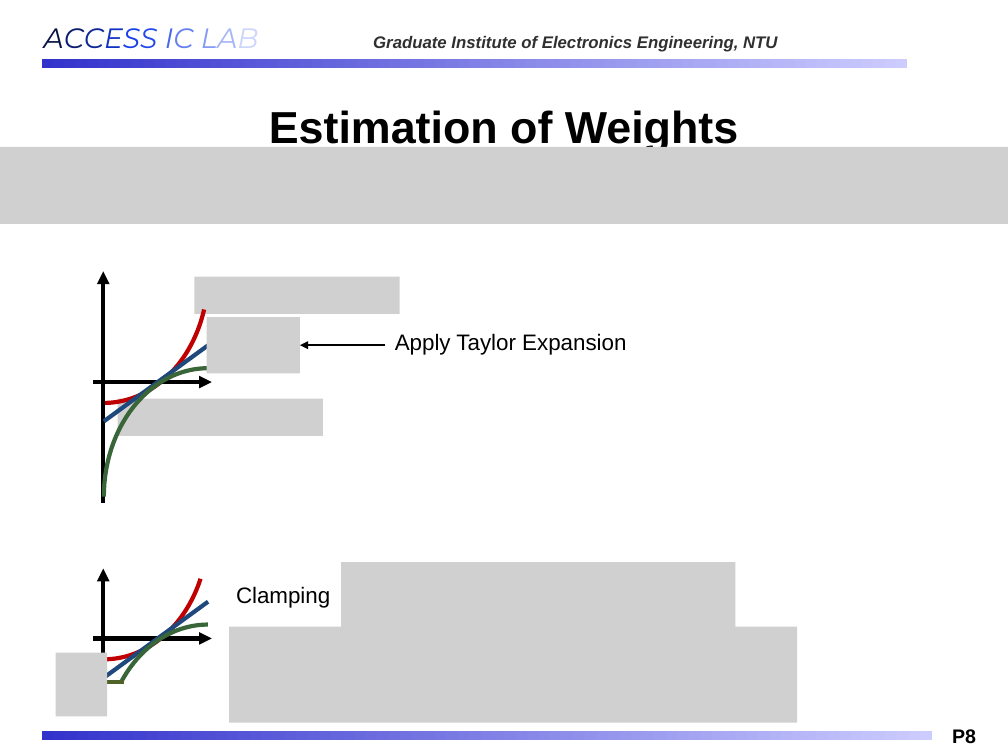
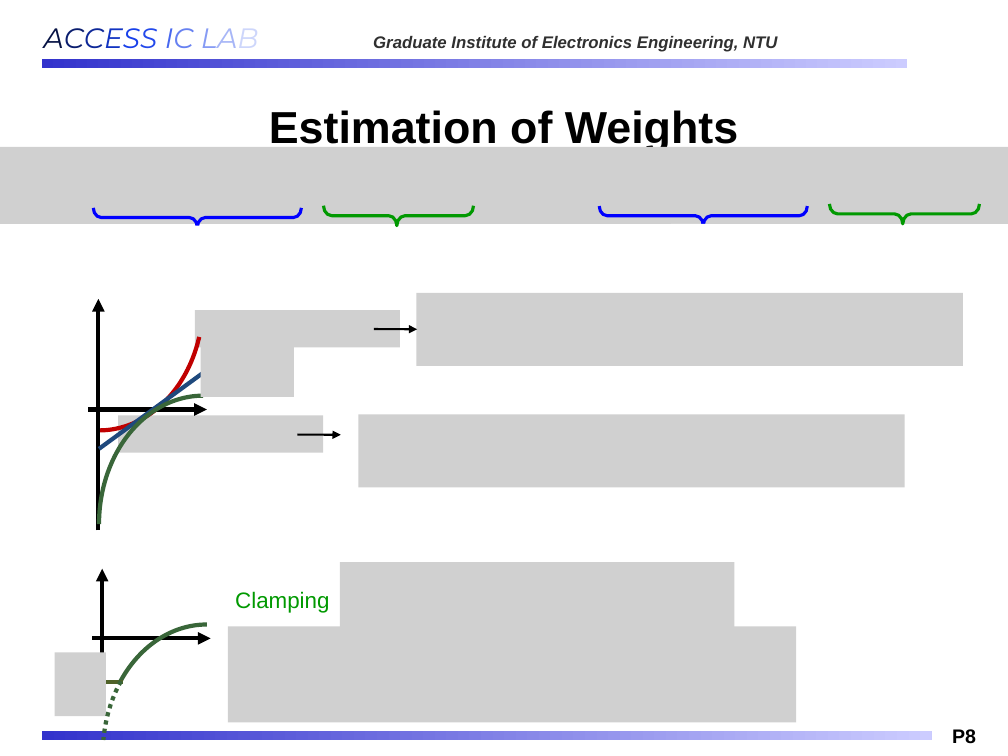
Before and after one commit to Oniontow/AndyWu_Project, a slide deck: slide 8 of ppt_mxic/MXIC_20260223.pptx. Drawn at 1008x756 pixels with LibreOffice and Linux fonts; fonts in the diff are those of the drawing; grey boxes stand for pictures; background and template pictures are left out. Boxes give left, top, right and bottom in pixels: in the first picture for what was removed or moved away, otherwise in the second. Text is boxed around its words. In the diff, an @@ line names an element or a change of style, - is before the commit and + after.

Commit message:
0216-2

```diff
--- a/ppt_mxic/MXIC_20260223.pptx
+++ b/ppt_mxic/MXIC_20260223.pptx
@@ left brace added at box(93, 208, 301, 227), outline #0000FF 2.25 pt @@
@@ left brace added at box(324, 206, 474, 226), outline #019901 2.25 pt @@
@@ left brace added at box(599, 206, 807, 225), outline #0000FF 2.25 pt @@
@@ left brace added at box(829, 204, 979, 224), outline #019901 2.25 pt @@
@@ rectangle added at box(165, 226, 201, 236), fill #FFFFFF @@
@@ rectangle added at box(671, 224, 707, 234), fill #FFFFFF @@
@@ arrow moved from (103, 503) - (103, 271) to (99, 530) - (99, 299) @@
@@ picture removed at box(195, 276, 400, 313) @@
@@ picture added at box(416, 293, 963, 366) @@
@@ picture added at box(195, 310, 400, 348) @@
@@ arrow added from (374, 329) to (417, 330), #000000 1.5 pt @@
@@ 1 arc (boxed as its full ellipse), 1 arrow, 1 line, 1 picture: place and size @@
-1 arc (boxed as its full ellipse), 1 arrow, 1 line, 1 picture at box(0, 146, 300, 421)
+1 arc (boxed as its full ellipse), 1 arrow, 1 line, 1 picture at box(0, 173, 294, 449)
@@ text removed at box(395, 333, 626, 355) @@
-Apply Taylor Expansion
@@ arc (boxed as its full ellipse) removed at box(0, 402, 208, 659) @@
@@ arc (boxed as its full ellipse): place and size @@
-arc (boxed as its full ellipse) at box(104, 368, 311, 625)
+arc (boxed as its full ellipse) at box(99, 396, 306, 653)
@@ picture: place and size @@
-picture at box(118, 398, 324, 435)
+picture at box(118, 415, 324, 453)
@@ picture added at box(358, 414, 904, 487) @@
@@ arrow moved from (385, 345) - (300, 345) to (297, 434) - (341, 434) @@
@@ text "Clamping" at box(235, 591, 329, 613): text colour #000000 to #019901 @@
@@ arc (boxed as its full ellipse) added at box(103, 625, 310, 756), outline #396639 3 pt dashed @@
@@ line removed from (104, 677) to (208, 602) @@
```
Also in this commit, not shown: 1 other slide changed, 5 slides added, 1 slide removed.
